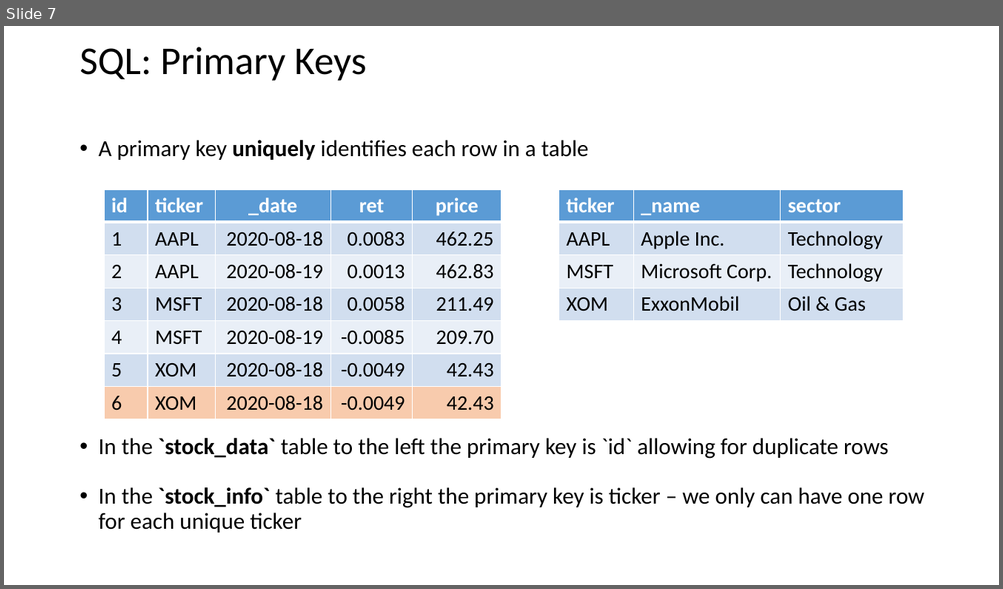
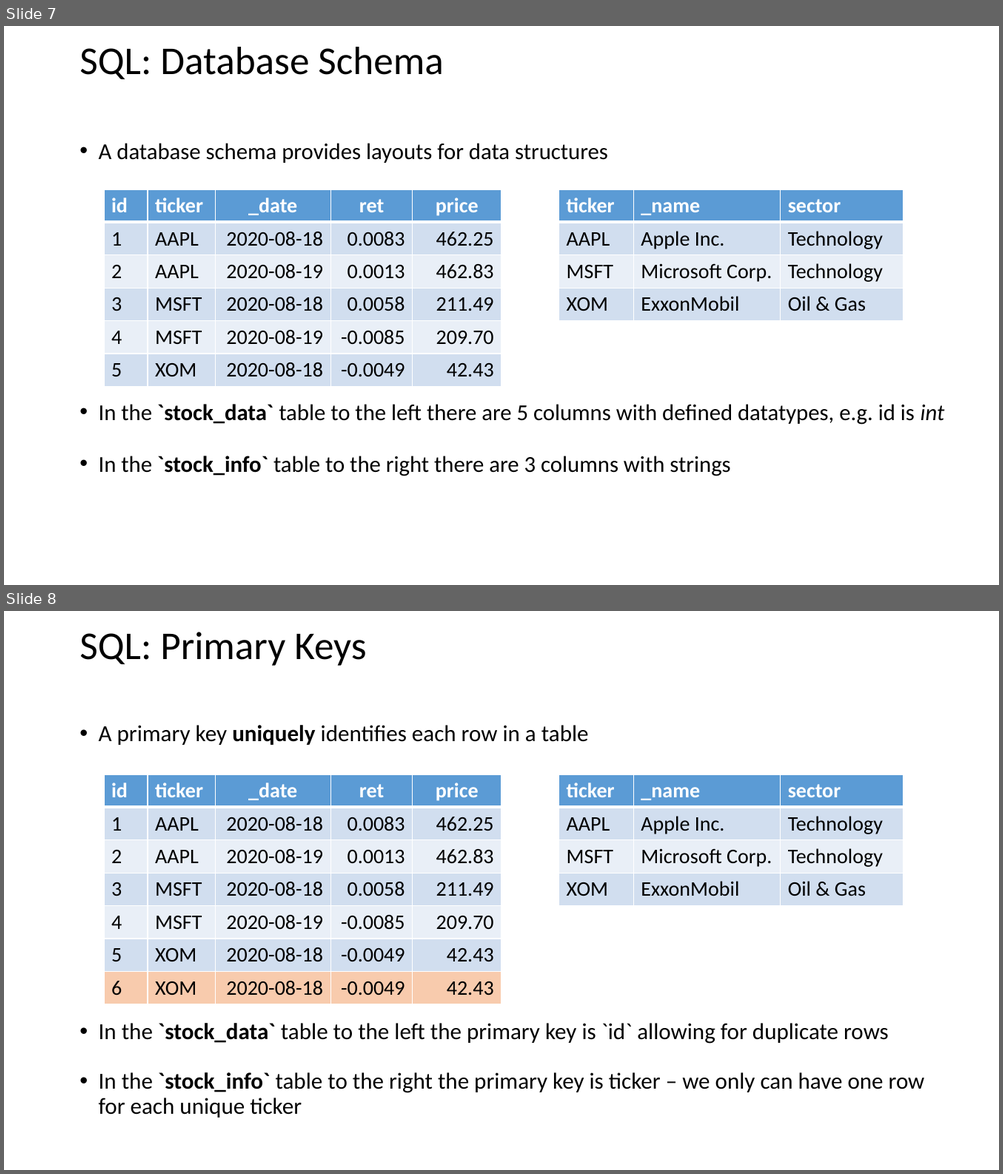
Before and after one commit to ipozdeev/it-skills-for-research, a slide deck: databases/databases_slides.pptx. Shown one above the other, each under a label of ours: slide 7 before the commit, slides 7 and 8 after it. The pictures are 1003x589 and 1003x1174 pixels, drawn with LibreOffice and Linux fonts; fonts in the diff are those of the drawing. Boxes give left, top, right and bottom in pixels: in the first picture for what was removed or moved away, otherwise in the second. Text is boxed around its words. In the diff, an @@ line names an element or a change of style, - is before the commit and + after.

```diff
--- a/databases/databases_slides.pptx
+++ b/databases/databases_slides.pptx
@@ slide 7 added at <box>4,26,999,585</box>, background #FFFFFF @@
@@ title added at <box>79,47,443,79</box>, 38 pt, text #000000 @@
+SQL: Database Schema
@@ text added at <box>99,143,945,477</box>, 22 pt, text #000000 @@
+• A database schema provides layouts for data structures
+• In the `stock_data` table to the left there are 5 columns with defined datatypes, e.g. id is int
+• In the `stock_info` table to the right there are 3 columns with strings
@@ table added at <box>104,190,502,383</box>, 6 rows, 5 columns @@
+id | ticker | _date | ret | price
+1 | AAPL | 2020-08-18 | 0.0083 | 462.25
+2 | AAPL | 2020-08-19 | 0.0013 | 462.83
+3 | MSFT | 2020-08-18 | 0.0058 | 211.49
+4 | MSFT | 2020-08-19 | -0.0085 | 209.70
+5 | XOM | 2020-08-18 | -0.0049 | 42.43
@@ table added at <box>559,190,903,318</box>, 4 rows, 3 columns @@
+ticker | _name | sector
+AAPL | Apple Inc. | Technology
+MSFT | Microsoft Corp. | Technology
+XOM | ExxonMobil | Oil & Gas
@@ what was slide 7 is now slide 8 @@
```
Also in this commit, not shown: 5 slides changed, 2 other files.
